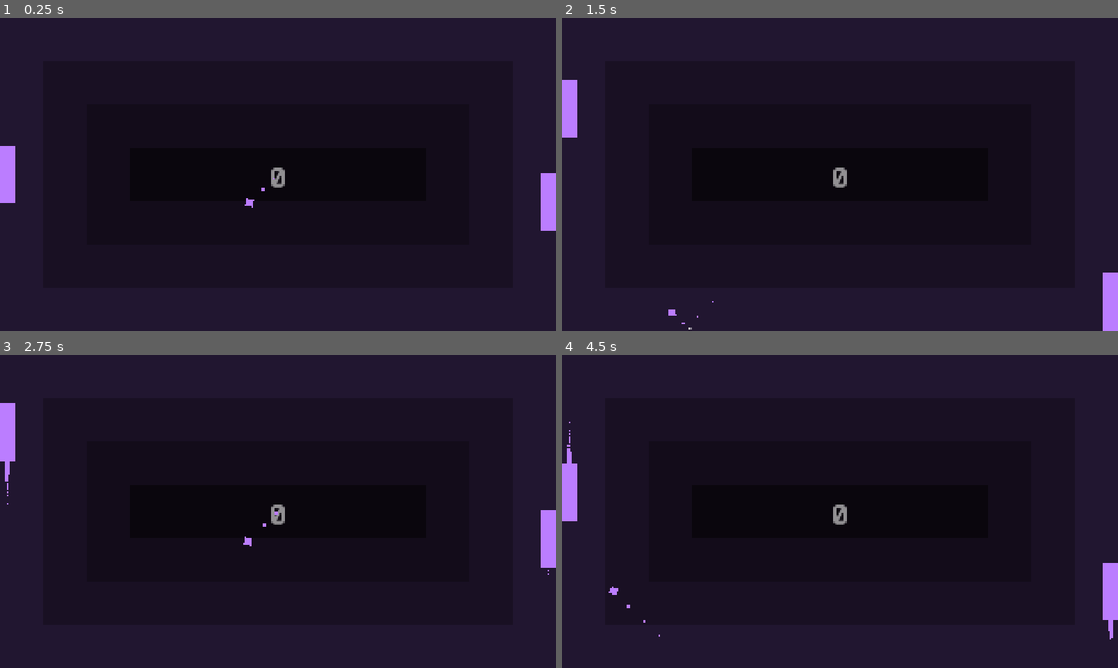
Above: before the commit, frames 1-4 (two rows, left to right).
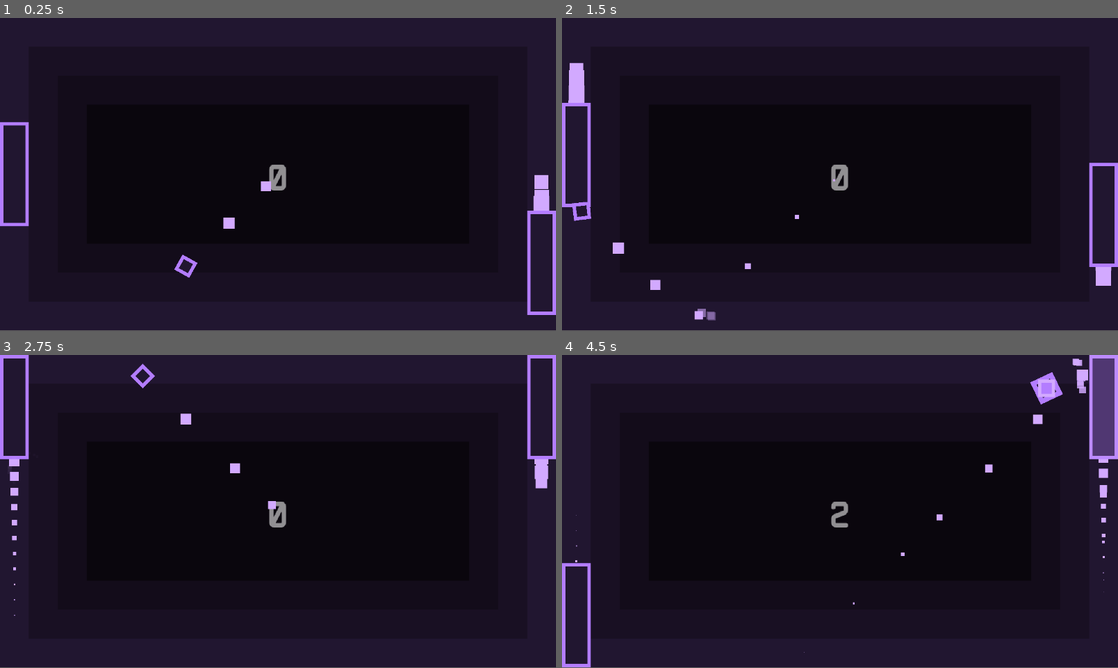
Above: after the commit, the same moments.

Repository: JoeZlonicky/interception
Game: Godot game, scene res://game/game.tscn
Two runs of this game, one before a commit and one after it. Both use one fixed random seed, a clock stepped at 60 frames per second and the inputs below.
Inputs:
- Up to frame 1 (0.25 s): no input
- Up to frame 2 (1.5 s): hold W (move_up) 0.53-1.28 s; hold S (move_down) from 1.28 s (still down)
- Up to frame 3 (2.75 s): release S (move_down) at 2.03 s; hold W (move_up) from 2.03 s (still down)
- Up to frame 4 (4.5 s): release W (move_up) at 3.53 s; hold S (move_down) from 3.53 s (still down); tap F11 (fullscreen_toggle, bound only after the commit) at 4.15 s
In our replay, the window is 800x450 before the commit and 800x449 after it. These sizes can differ from the game's own. Grey fills any space a smaller window leaves; there, only what the larger window draws over its background counts as a difference.

The runs differ from the first frame. In frame 1, 2.3% of the frame differs, in the area x 0-100%, y 33-95%; in frame 2, 2.8%; in frame 3, 2.8%; in frame 4, 4.5%, in the area x 0-100%, y 0-100%.

Commit message:
Lower resolution and improve visuals

Diff:
--- a/components/ball/ball.gd
+++ b/components/ball/ball.gd
@@ -5,14 +5,15 @@
 signal paddle_hit(paddle: Paddle)
 
 const HIT_PARTICLE_SCENE := preload("uid://be262xlxf8xgx")
-const MOVE_SPEED: float = 550.0
+const MOVE_SPEED: float = 450.0
 
 @onready var hit_sfx: AudioStreamPlayer2D = %HitSFX
 @onready var sprite_2d: Sprite2D = $Sprite2D
+@onready var animation_player: AnimationPlayer = $AnimationPlayer
 
 
 func _process(delta: float) -> void:
-	sprite_2d.rotation += delta
+	sprite_2d.rotation += delta * 2.0
 
 
 # Move using velocity and check for collisions
@@ -33,6 +34,7 @@
 # Bounce on hitting something
 func _collide_with(body: Object, normal: Vector2, pos: Vector2) -> void:
 	if body is Paddle:
+		body.flash()
 		paddle_hit.emit(body)
 
 	var hit_particle := HIT_PARTICLE_SCENE.instantiate() as GPUParticles2D
@@ -42,6 +44,7 @@
 	hit_particle.finished.connect(hit_particle.queue_free)
 
 	velocity = velocity.bounce(normal)
+	animation_player.play("flash")
 	hit_sfx.play()
 
 
--- a/components/ball/ball.tscn
+++ b/components/ball/ball.tscn
@@ -2,6 +2,7 @@
 
 [ext_resource type="Texture2D" uid="uid://dxk0ho0urqqex" path="res://components/ball/ball.png" id="1_nmldg"]
 [ext_resource type="Script" uid="uid://nch5x7ujtj5f" path="res://components/ball/ball.gd" id="1_usys6"]
+[ext_resource type="Texture2D" uid="uid://2tcx7sgk67x2" path="res://components/ball/ball_hit.png" id="3_iqdgg"]
 [ext_resource type="AudioStream" uid="uid://c0ffv1l8nwtck" path="res://common/sfx/hit.wav" id="3_w6j5n"]
 
 [sub_resource type="Curve" id="Curve_w6j5n"]
@@ -19,7 +20,69 @@
 scale_curve = SubResource("CurveTexture_iqdgg")
 
 [sub_resource type="RectangleShape2D" id="RectangleShape2D_usys6"]
-size = Vector2(25, 25)
+size = Vector2(15, 15)
+
+[sub_resource type="Animation" id="Animation_iqdgg"]
+length = 0.001
+tracks/0/type = "value"
+tracks/0/imported = false
+tracks/0/enabled = true
+tracks/0/path = NodePath("HitSprite:modulate")
+tracks/0/interp = 1
+tracks/0/loop_wrap = true
+tracks/0/keys = {
+"times": PackedFloat32Array(0),
+"transitions": PackedFloat32Array(1),
+"update": 0,
+"values": [Color(1, 1, 1, 0)]
+}
+tracks/1/type = "value"
+tracks/1/imported = false
+tracks/1/enabled = true
+tracks/1/path = NodePath("Sprite2D:scale")
+tracks/1/interp = 1
+tracks/1/loop_wrap = true
+tracks/1/keys = {
+"times": PackedFloat32Array(0),
+"transitions": PackedFloat32Array(1),
+"update": 0,
+"values": [Vector2(1, 1)]
+}
+
+[sub_resource type="Animation" id="Animation_w6j5n"]
+resource_name = "flash"
+length = 0.25
+step = 0.0333333
+tracks/0/type = "value"
+tracks/0/imported = false
+tracks/0/enabled = true
+tracks/0/path = NodePath("HitSprite:modulate")
+tracks/0/interp = 2
+tracks/0/loop_wrap = true
+tracks/0/keys = {
+"times": PackedFloat32Array(0, 0.06666667, 0.25),
+"transitions": PackedFloat32Array(1, 1, 1),
+"update": 0,
+"values": [Color(1, 1, 1, 0), Color(1, 1, 1, 1), Color(1, 1, 1, 0)]
+}
+tracks/1/type = "value"
+tracks/1/imported = false
+tracks/1/enabled = true
+tracks/1/path = NodePath("Sprite2D:scale")
+tracks/1/interp = 1
+tracks/1/loop_wrap = true
+tracks/1/keys = {
+"times": PackedFloat32Array(0, 0.06666667, 0.25),
+"transitions": PackedFloat32Array(1, 1, 1),
+"update": 0,
+"values": [Vector2(1, 1), Vector2(1.5, 1.5), Vector2(1, 1)]
+}
+
+[sub_resource type="AnimationLibrary" id="AnimationLibrary_iqdgg"]
+_data = {
+&"RESET": SubResource("Animation_iqdgg"),
+&"flash": SubResource("Animation_w6j5n")
+}
 
 [node name="Ball" type="CharacterBody2D" unique_id=302909633]
 collision_layer = 4
@@ -27,16 +90,22 @@
 script = ExtResource("1_usys6")
 
 [node name="GPUParticles2D" type="GPUParticles2D" parent="." unique_id=416094696]
-modulate = Color(0.73333335, 0.49019608, 1, 1)
+modulate = Color(0.8235294, 0.6627451, 1, 1)
 process_material = SubResource("ParticleProcessMaterial_wd5ij")
-
-[node name="Sprite2D" type="Sprite2D" parent="." unique_id=1534334981]
-modulate = Color(0.73333335, 0.49019608, 1, 1)
-texture = ExtResource("1_nmldg")
 
 [node name="CollisionShape2D" type="CollisionShape2D" parent="." unique_id=1856682158]
 shape = SubResource("RectangleShape2D_usys6")
 
+[node name="Sprite2D" type="Sprite2D" parent="." unique_id=1534334981]
+texture = ExtResource("1_nmldg")
+
+[node name="HitSprite" type="Sprite2D" parent="." unique_id=2111916394]
+modulate = Color(1, 1, 1, 0)
+texture = ExtResource("3_iqdgg")
+
+[node name="AnimationPlayer" type="AnimationPlayer" parent="." unique_id=853377036]
+libraries/ = SubResource("AnimationLibrary_iqdgg")
+
 [node name="HitSFX" type="AudioStreamPlayer2D" parent="." unique_id=809379938]
 unique_name_in_owner = true
 stream = ExtResource("3_w6j5n")
--- /dev/null
+++ b/components/input/fullscreen_toggle/fullscreen_toggle.gd
@@ -0,0 +1,9 @@
+extends Node
+## Toggles between windowed and fullscreen when input action is pressed
+
+
+func _input(event: InputEvent) -> void:
+	if not event.is_action_pressed("fullscreen_toggle"):
+		return
+
+	DisplayUtility.toggle_fullscreen()
--- /dev/null
+++ b/components/input/fullscreen_toggle/fullscreen_toggle.tscn
@@ -0,0 +1,7 @@
+[gd_scene format=3 uid="uid://ch16dxpr3ebtr"]
+
+[ext_resource type="Script" uid="uid://du4m0gvg2n7fk" path="res://components/input/fullscreen_toggle/fullscreen_toggle.gd" id="1_xbkj4"]
+
+[node name="FullscreenToggle" type="Node" unique_id=759269263]
+process_mode = 3
+script = ExtResource("1_xbkj4")
--- a/components/paddle/paddle.gd
+++ b/components/paddle/paddle.gd
@@ -6,6 +6,7 @@
 var input: float = 0.0
 var target: Node2D = null
 
+@onready var animation_player: AnimationPlayer = $AnimationPlayer
 
 # If a target is set (i.e. AI paddle), follow it
 # Otherwise rely on manual input
@@ -16,6 +17,10 @@
 		_follow_input()
 
 	move_and_collide(velocity * delta)
+
+
+func flash() -> void:
+	animation_player.play("flash")
 
 
 # Update velocity based on input
--- a/components/paddle/paddle.tscn
+++ b/components/paddle/paddle.tscn
@@ -2,6 +2,7 @@
 
 [ext_resource type="Script" uid="uid://64eirvsc1toh" path="res://components/paddle/paddle.gd" id="1_waih8"]
 [ext_resource type="Texture2D" uid="uid://dexrf7pwg5sx8" path="res://components/paddle/paddle.png" id="2_1hevo"]
+[ext_resource type="Texture2D" uid="uid://cockraxe0sc7s" path="res://components/paddle/paddle_hit.png" id="3_kwoxf"]
 
 [sub_resource type="Curve" id="Curve_1hevo"]
 _data = [Vector2(0, 1), 0.0, 0.0, 0, 0, Vector2(1, 0), 0.0, 0.0, 0, 0]
@@ -13,27 +14,73 @@
 [sub_resource type="ParticleProcessMaterial" id="ParticleProcessMaterial_kwoxf"]
 particle_flag_disable_z = true
 gravity = Vector3(0, 0, 0)
-scale_min = 25.0
-scale_max = 25.0
+scale_min = 15.0
+scale_max = 15.0
 scale_curve = SubResource("CurveTexture_iqdgg")
 
-[sub_resource type="RectangleShape2D" id="RectangleShape2D_1hevo"]
-size = Vector2(50, 200)
+[sub_resource type="SegmentShape2D" id="SegmentShape2D_1hevo"]
+a = Vector2(0, -45)
+b = Vector2(0, 45)
+
+[sub_resource type="Animation" id="Animation_lcsei"]
+length = 0.001
+tracks/0/type = "value"
+tracks/0/imported = false
+tracks/0/enabled = true
+tracks/0/path = NodePath("HitSprite:modulate")
+tracks/0/interp = 1
+tracks/0/loop_wrap = true
+tracks/0/keys = {
+"times": PackedFloat32Array(0),
+"transitions": PackedFloat32Array(1),
+"update": 0,
+"values": [Color(1, 1, 1, 0)]
+}
+
+[sub_resource type="Animation" id="Animation_kwoxf"]
+resource_name = "flash"
+length = 0.15
+step = 0.0333333
+tracks/0/type = "value"
+tracks/0/imported = false
+tracks/0/enabled = true
+tracks/0/path = NodePath("HitSprite:modulate")
+tracks/0/interp = 2
+tracks/0/loop_wrap = true
+tracks/0/keys = {
+"times": PackedFloat32Array(0, 0.033333335, 0.15),
+"transitions": PackedFloat32Array(1, 1, 1),
+"update": 0,
+"values": [Color(1, 1, 1, 0), Color(1, 1, 1, 0.49019608), Color(1, 1, 1, 0)]
+}
+
+[sub_resource type="AnimationLibrary" id="AnimationLibrary_lcsei"]
+_data = {
+&"RESET": SubResource("Animation_lcsei"),
+&"flash": SubResource("Animation_kwoxf")
+}
 
 [node name="Paddle" type="CharacterBody2D" unique_id=1901416476]
 collision_layer = 2
 script = ExtResource("1_waih8")
 
 [node name="GPUParticles2D" type="GPUParticles2D" parent="." unique_id=1075044370]
-modulate = Color(0.73333335, 0.49019608, 1, 1)
+modulate = Color(0.8235294, 0.6627451, 1, 1)
 amount = 32
 lifetime = 0.76
 process_material = SubResource("ParticleProcessMaterial_kwoxf")
 
 [node name="Sprite2D" type="Sprite2D" parent="." unique_id=520121163]
-modulate = Color(0.73333335, 0.49019608, 1, 1)
 texture = ExtResource("2_1hevo")
 
+[node name="HitSprite" type="Sprite2D" parent="." unique_id=1018534525]
+modulate = Color(1, 1, 1, 0)
+texture = ExtResource("3_kwoxf")
+
 [node name="CollisionShape2D" type="CollisionShape2D" parent="." unique_id=1014643547]
-visible = false
-shape = SubResource("RectangleShape2D_1hevo")
+position = Vector2(10.75, 0)
+shape = SubResource("SegmentShape2D_1hevo")
+one_way_collision_direction = Vector2(1, 0)
+
+[node name="AnimationPlayer" type="AnimationPlayer" parent="." unique_id=1415207192]
+libraries/ = SubResource("AnimationLibrary_lcsei")
--- a/components/particles/hit_particle/hit_particle.tscn
+++ b/components/particles/hit_particle/hit_particle.tscn
@@ -27,7 +27,7 @@
 alpha_curve = SubResource("CurveTexture_kxaod")
 
 [node name="HitParticle" type="GPUParticles2D" unique_id=352992112]
-modulate = Color(1, 1, 1, 0.61960787)
+modulate = Color(0.8235294, 0.6627451, 1, 1)
 emitting = false
 amount = 4
 lifetime = 0.5
--- a/game/game.tscn
+++ b/game/game.tscn
@@ -11,10 +11,10 @@
 [sub_resource type="WorldBoundaryShape2D" id="WorldBoundaryShape2D_h7iqs"]
 
 [sub_resource type="RectangleShape2D" id="RectangleShape2D_vasa2"]
-size = Vector2(50, 1080)
+size = Vector2(25, 270)
 
 [sub_resource type="RectangleShape2D" id="RectangleShape2D_h7iqs"]
-size = Vector2(50, 1080)
+size = Vector2(25, 270)
 
 [node name="Game" type="Node2D" unique_id=156740021]
 script = ExtResource("1_l1rk1")
@@ -36,10 +36,10 @@
 anchor_top = 0.5
 anchor_right = 0.5
 anchor_bottom = 0.5
-offset_left = -810.0
-offset_top = -390.0
-offset_right = 810.0
-offset_bottom = 390.0
+offset_left = -215.0
+offset_top = -110.0
+offset_right = 215.0
+offset_bottom = 110.0
 grow_horizontal = 2
 grow_vertical = 2
 color = Color(0.09803922, 0.0627451, 0.13725491, 1)
@@ -50,10 +50,10 @@
 anchor_top = 0.5
 anchor_right = 0.5
 anchor_bottom = 0.5
-offset_left = -660.0
-offset_top = -240.0
-offset_right = 660.0
-offset_bottom = 240.0
+offset_left = -190.0
+offset_top = -85.0
+offset_right = 190.0
+offset_bottom = 85.0
 grow_horizontal = 2
 grow_vertical = 2
 color = Color(0.07450981, 0.047058824, 0.101960786, 1)
@@ -64,10 +64,10 @@
 anchor_top = 0.5
 anchor_right = 0.5
 anchor_bottom = 0.5
-offset_left = -510.0
-offset_top = -90.0
-offset_right = 510.0
-offset_bottom = 90.0
+offset_left = -165.0
+offset_top = -60.0
+offset_right = 165.0
+offset_bottom = 60.0
 grow_horizontal = 2
 grow_vertical = 2
 color = Color(0.039215688, 0.023529412, 0.050980393, 1)
@@ -80,56 +80,56 @@
 anchor_top = 0.5
 anchor_right = 0.5
 anchor_bottom = 0.5
-offset_left = -480.0
-offset_top = -44.0
-offset_right = 480.0
-offset_bottom = 44.0
+offset_left = -120.0
+offset_top = -67.5
+offset_right = 120.0
+offset_bottom = 67.5
 grow_horizontal = 2
 grow_vertical = 2
 theme_override_fonts/font = ExtResource("2_4fuuu")
-theme_override_font_sizes/font_size = 100
+theme_override_font_sizes/font_size = 32
 text = "0"
 horizontal_alignment = 1
 vertical_alignment = 1
 
 [node name="BallSpawnPosition" type="Marker2D" parent="." unique_id=805714642]
 unique_name_in_owner = true
-position = Vector2(960, 540)
+position = Vector2(240, 135)
 
 [node name="LeftPaddle" parent="." unique_id=1901416476 instance=ExtResource("2_vasa2")]
 unique_name_in_owner = true
-position = Vector2(25, 540)
+position = Vector2(12.5, 135)
 
 [node name="RightPaddle" parent="." unique_id=121752202 instance=ExtResource("2_vasa2")]
 unique_name_in_owner = true
-position = Vector2(1895, 540)
+position = Vector2(467.5, 135)
+rotation = 3.1415927
 
 [node name="TopBoundary" type="StaticBody2D" parent="." unique_id=1040491169]
-position = Vector2(960, 0)
+position = Vector2(240, 0)
 
 [node name="CollisionShape2D" type="CollisionShape2D" parent="TopBoundary" unique_id=1663045548]
 shape = SubResource("WorldBoundaryShape2D_vasa2")
 
 [node name="BottomBoundary" type="StaticBody2D" parent="." unique_id=1895064204]
-position = Vector2(960, 1080)
+position = Vector2(240, 270)
 
 [node name="CollisionShape2D" type="CollisionShape2D" parent="BottomBoundary" unique_id=839646617]
 shape = SubResource("WorldBoundaryShape2D_h7iqs")
 
 [node name="LeftBounds" type="Area2D" parent="." unique_id=627459463]
-position = Vector2(-25, 0)
+position = Vector2(-12.5, 0)
 collision_mask = 4
 
 [node name="CollisionShape2D" type="CollisionShape2D" parent="LeftBounds" unique_id=1201717533]
-position = Vector2(0, 540)
+position = Vector2(0, 135)
 shape = SubResource("RectangleShape2D_vasa2")
 
 [node name="RightBounds" type="Area2D" parent="." unique_id=1173702745]
-position = Vector2(1945, 0)
+position = Vector2(492.5, 135)
 collision_mask = 4
 
 [node name="CollisionShape2D" type="CollisionShape2D" parent="RightBounds" unique_id=1739800867]
-position = Vector2(0, 540)
 shape = SubResource("RectangleShape2D_h7iqs")
 
 [node name="ScoreSFX" type="AudioStreamPlayer" parent="." unique_id=1533403744]
--- a/project.godot
+++ b/project.godot
@@ -15,10 +15,14 @@
 config/features=PackedStringArray("4.7", "GL Compatibility")
 config/icon="res://icon.svg"
 
+[autoload]
+
+FullscreenToggle="uid://ch16dxpr3ebtr"
+
 [display]
 
-window/size/viewport_width=1920
-window/size/viewport_height=1080
+window/size/viewport_width=480
+window/size/viewport_height=270
 window/size/window_width_override=1280
 window/size/window_height_override=720
 window/stretch/mode="canvas_items"
@@ -41,6 +45,11 @@
 , Object(InputEventJoypadMotion,"resource_local_to_scene":false,"resource_name":"","device":-1,"axis":1,"axis_value":1.0,"script":null)
 ]
 }
+fullscreen_toggle={
+"deadzone": 0.2,
+"events": [Object(InputEventKey,"resource_local_to_scene":false,"resource_name":"","device":-1,"window_id":0,"alt_pressed":false,"shift_pressed":false,"ctrl_pressed":false,"meta_pressed":false,"pressed":false,"keycode":0,"physical_keycode":4194342,"key_label":0,"unicode":0,"location":0,"echo":false,"script":null)
+]
+}
 
 [layer_names]
 
@@ -54,6 +63,8 @@
 
 [rendering]
 
+textures/canvas_textures/default_texture_filter=0
 rendering_device/driver.windows="d3d12"
 renderer/rendering_method="gl_compatibility"
 renderer/rendering_method.mobile="gl_compatibility"
+2d/snap/snap_2d_vertices_to_pixel=true
Binary file added: components/ball/ball.aseprite
Binary file changed: components/ball/ball.png
Binary file added: components/ball/ball_hit.png
Not shown, added: components/ball/ball_hit.png.import
Not shown, added: components/input/fullscreen_toggle/fullscreen_toggle.gd.uid
Binary file added: components/paddle/paddle.aseprite
Binary file changed: components/paddle/paddle.png
Binary file added: components/paddle/paddle_hit.png
Not shown, added: components/paddle/paddle_hit.png.import
